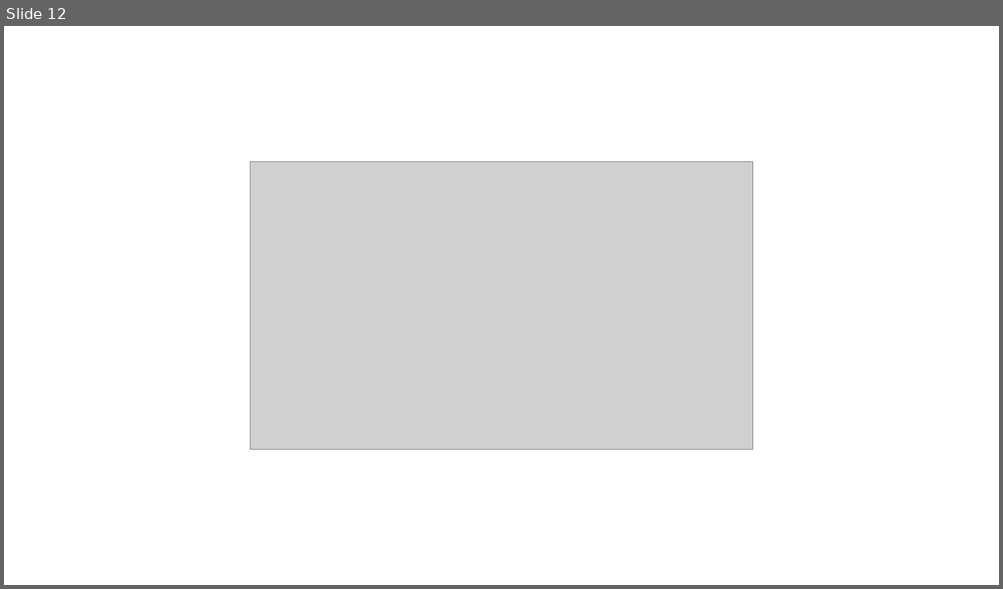
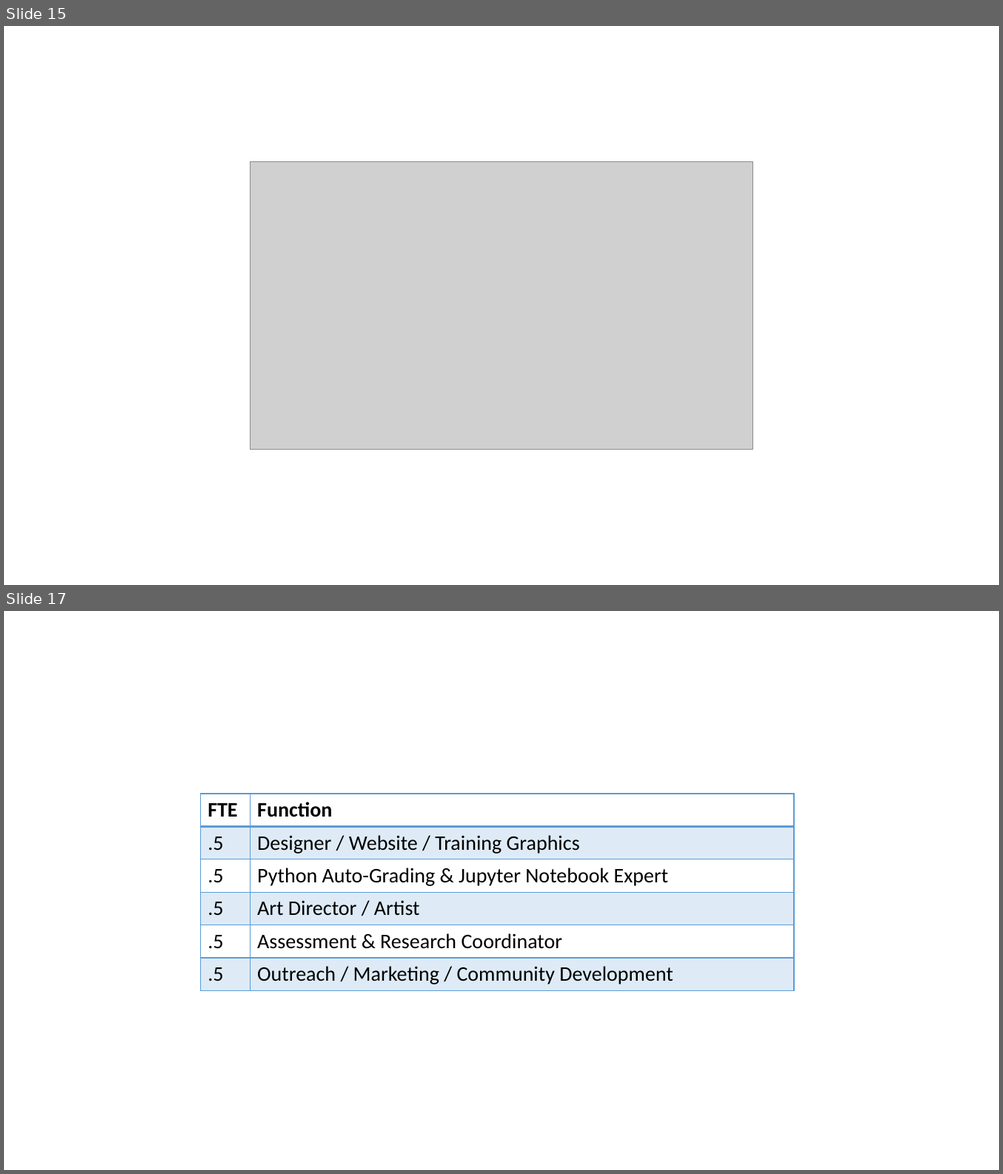
Before and after one commit to PracticumAI-Test/practicum, a slide deck: ai_workshop_presentation.pptx. Shown one above the other, each under a label of ours: slide 12 before the commit, slides 15 and 17 after it; the slides between them are not shown. The pictures are 1003x589 and 1003x1174 pixels, drawn with LibreOffice and Linux fonts; fonts in the diff are those of the drawing; grey boxes stand for pictures. Boxes give left, top, right and bottom in pixels: in the first picture for what was removed or moved away, otherwise in the second. Text is boxed around its words. In the diff, an @@ line names an element or a change of style, - is before the commit and + after.

```diff
--- a/ai_workshop_presentation.pptx
+++ b/ai_workshop_presentation.pptx
@@ slide 17 added at (4, 611, 999, 1170), background #FFFFFF @@
@@ table added at (200, 794, 794, 988), 6 rows, 2 columns @@
+FTE | Function
+.5 | Designer / Website / Training Graphics
+.5 | Python Auto-Grading & Jupyter Notebook Expert
+.5 | Art Director / Artist
+.5 | Assessment & Research Coordinator
+.5 | Outreach / Marketing / Community Development
@@ what was slide 12 is now slide 15 @@
```
Also in this commit, not shown: 2 slides changed, 11 other slides added, 7 slides removed.
